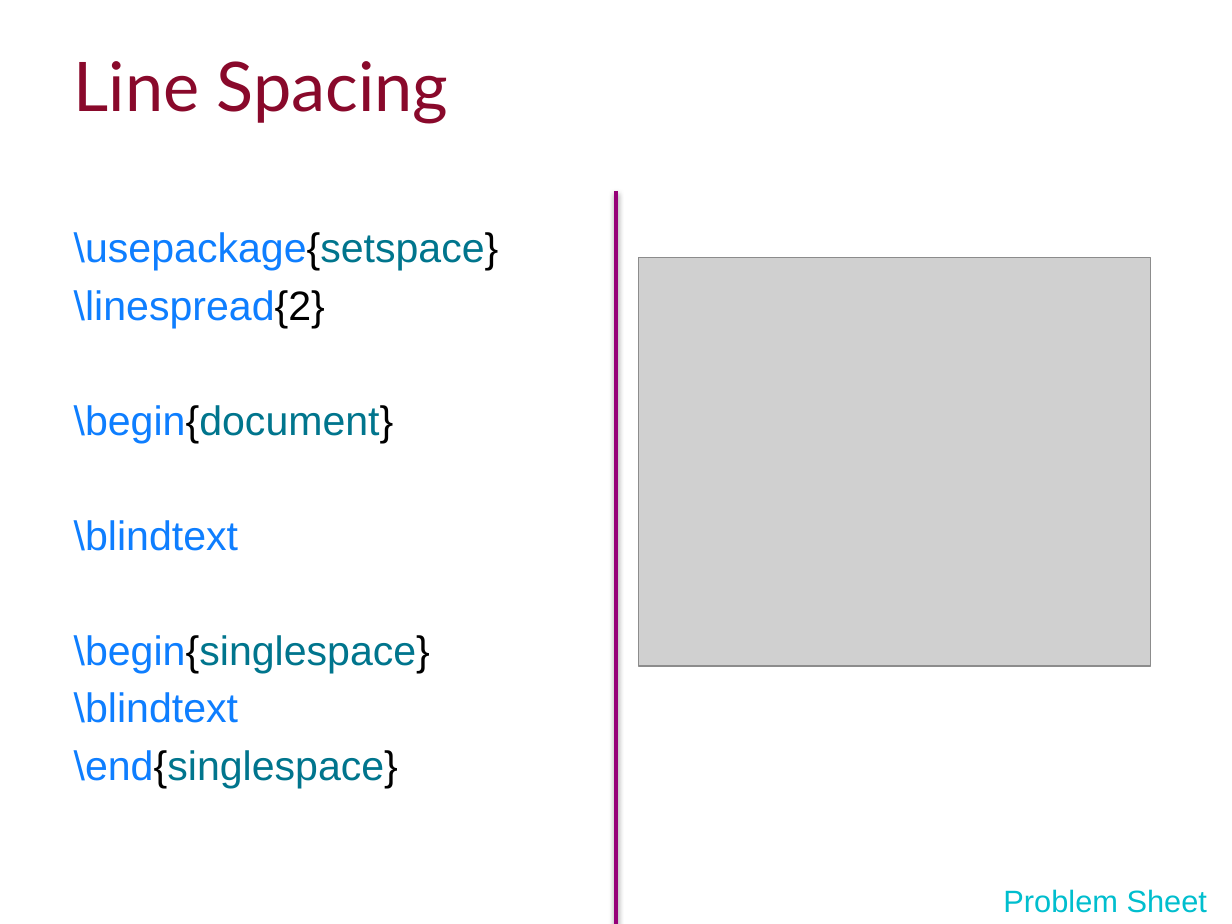
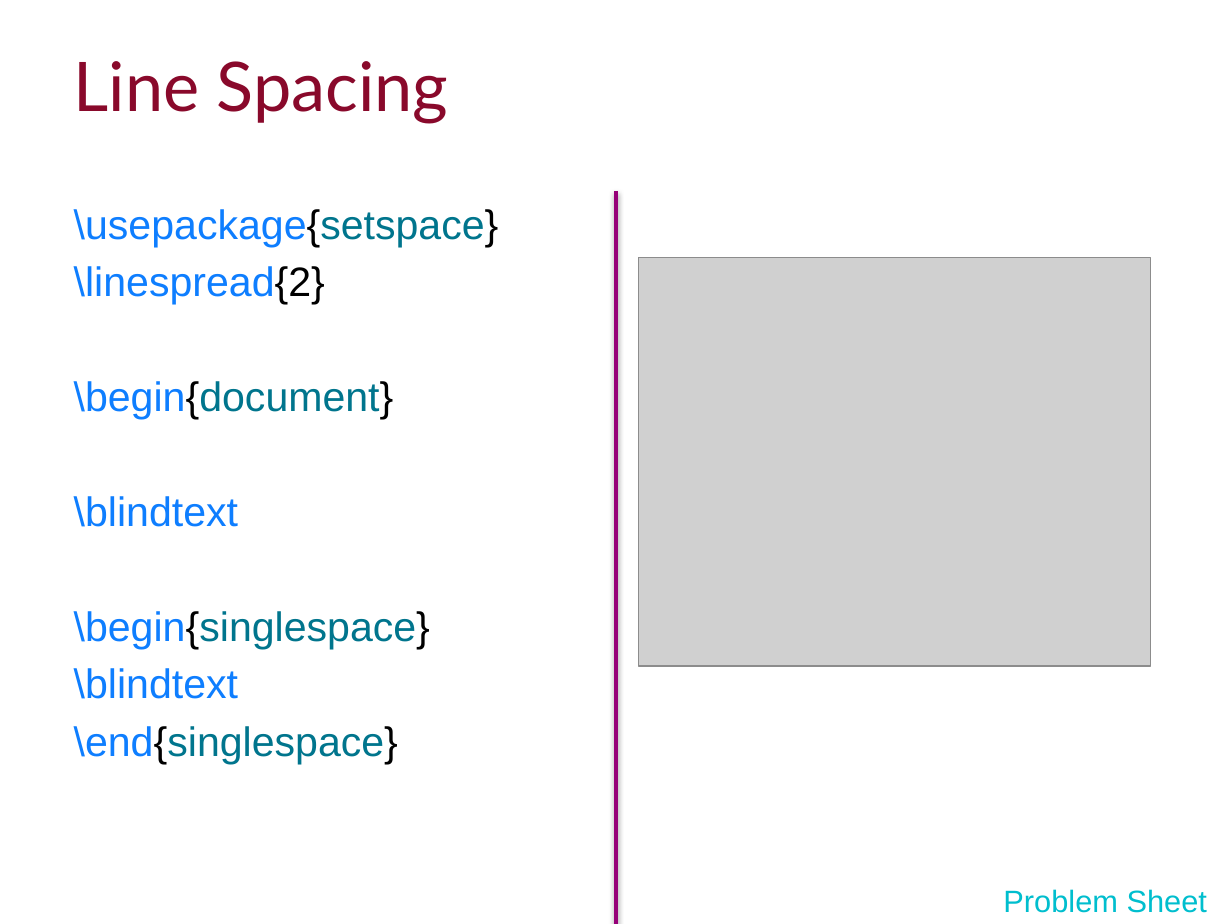
Before and after one commit to ImperialCollegeLondon/RCDS-writing-theses-in-latex, a slide deck: slide 11 of Writing Theses in Latex Slides.pptx. Drawn at 1232x924 pixels with LibreOffice and Linux fonts; fonts in the diff are those of the drawing; grey boxes stand for pictures; background and template pictures are left out. Boxes give left, top, right and bottom in pixels: in the first picture for what was removed or moved away, otherwise in the second. Text is boxed around its words. In the diff, an @@ line names an element or a change of style, - is before the commit and + after.

```diff
--- a/Writing Theses in Latex Slides.pptx
+++ b/Writing Theses in Latex Slides.pptx
@@ text "\usepackage{setspace}": place and size @@
-text "\usepackage{setspace}" at [74,232,499,788]
+text "\usepackage{setspace}" at [74,209,499,764]
```
Also in this commit, not shown: 3 other slides changed, 4 other files.
